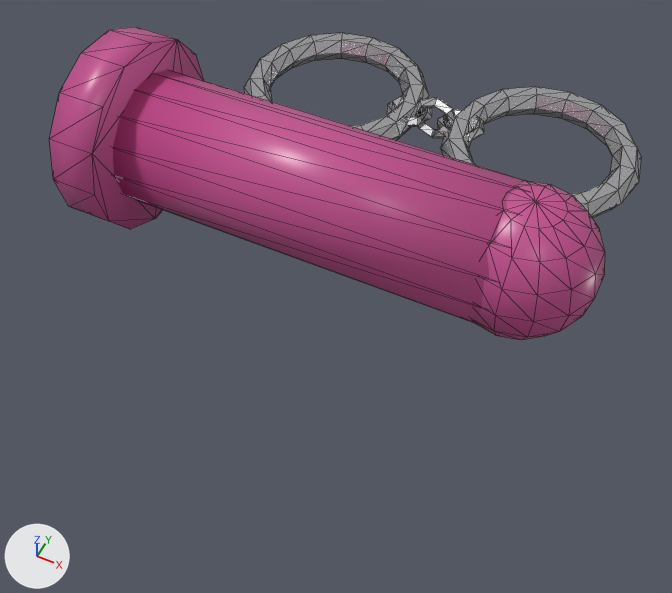
The glTF model assets/models/apartment/drawer_joke.glb: old version first, new version second.
Camera for both pictures: a 50 mm camera at (0.1, -0.191, 0.215) aimed at (0.015, -0.02, 0.001). The lights are fixed; the arrows at lower left show +X, +Y and +Z. The first picture is the older version. Mesh edges are drawn as thin lines. Where no turn or scale is listed for an object, it has been applied to the vertices. Vertices at exactly the same position are counted once.

The first picture shows 'drawer_joke'.
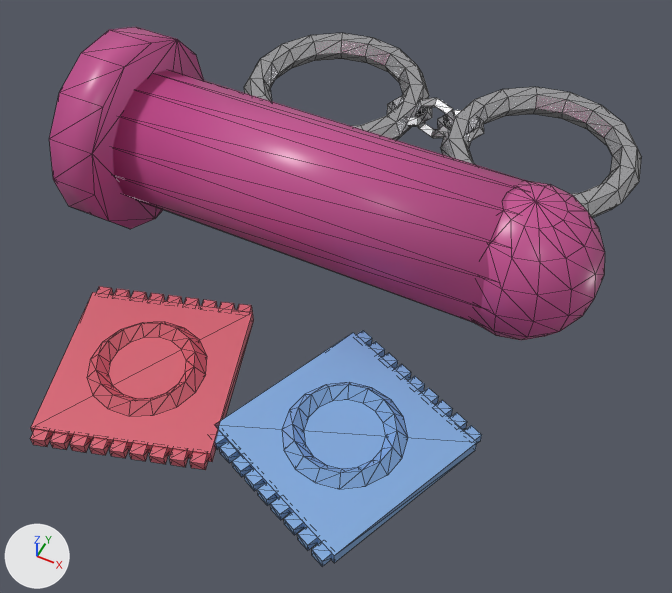
Where the change shows, as pixel boxes [x1, y1, x2, y2] in the pictures (672 x 593 px):
'drawer_joke', reshaped (72% taller): before [49, 27, 641, 340]; after [30, 27, 641, 566]
part 1 of me_cylinder_006, added: after [30, 286, 482, 566]

The change in detail:
Material 'Foil0' (mat_foil0) is new.
Its base color is (0.75, 0.15, 0.2) (red #e16c7c).
Its metallic is 0.25.
Its roughness is 0.3.
Material 'Foil1' (mat_foil1) is new.
Its base color is (0.25, 0.45, 0.8) (blue #89b3e7).
Its metallic is 0.25.
Its roughness is 0.3.
me_cylinder_006 is used by ob_drawer_joke; location (0.0, 0.0, 0.022).
me_cylinder_006 had 443 vertices, 876 faces and spanned x -0.078..0.087, y -0.032..0.105, z -0.031..0.031.
me_cylinder_006 now has 875 vertices, 1588 faces and spans x -0.078..0.087, y -0.104..0.105, z -0.031..0.031.
me_cylinder_006 part 1: 432 vertices added at x -0.051..0.073, y -0.104..-0.03, z -0.022..-0.015.
me_cylinder_006 gains material mat_foil0 (red #e16c7c).
me_cylinder_006 gains material mat_foil1 (blue #89b3e7).
